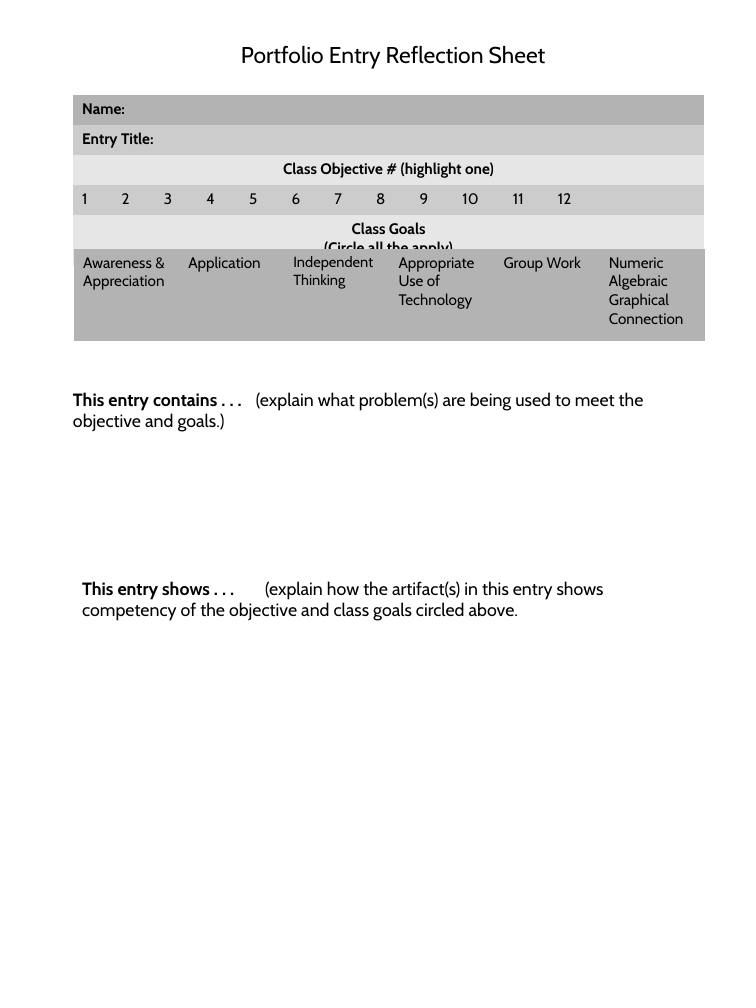
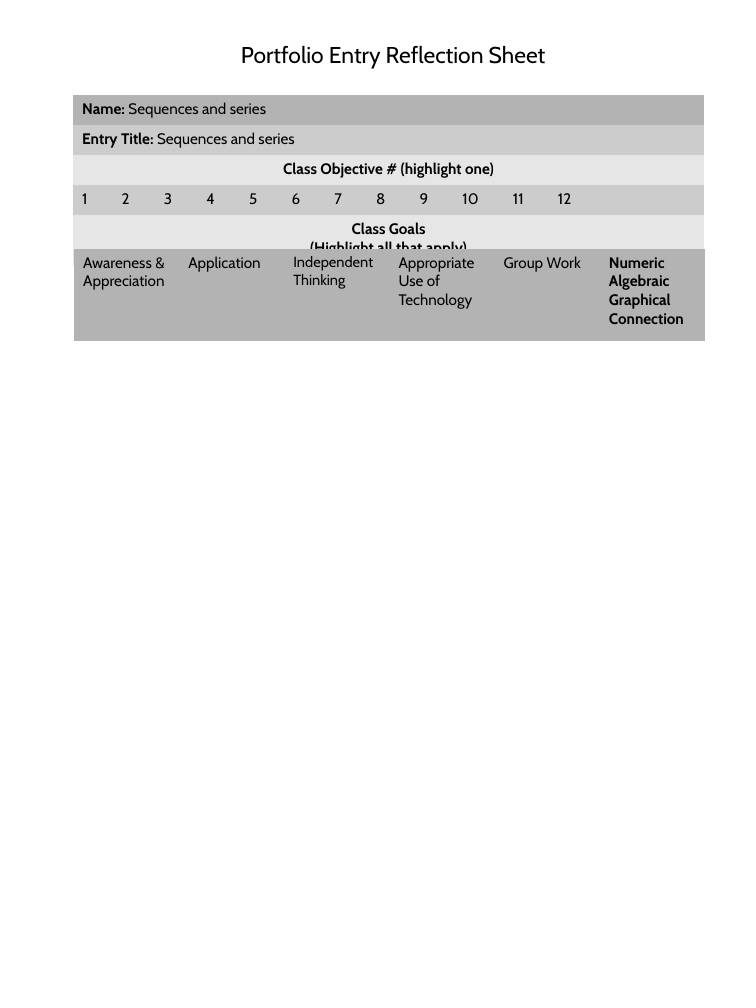
Before and after one commit to luisnaranjo733/precalc, a slide deck: slide 1 of src/objectives/reflections/11.odp. Drawn at 756x1008 pixels with LibreOffice and Linux fonts; fonts in the diff are those of the drawing. Boxes give left, top, right and bottom in pixels: in the first picture for what was removed or moved away, otherwise in the second. Text is boxed around its words. In the diff, an @@ line names an element or a change of style, - is before the commit and + after.

```diff
--- a/src/objectives/reflections/11.odp
+++ b/src/objectives/reflections/11.odp
@@ table at [73, 95, 704, 261] @@
-row 1, column 1: Name:
+row 1, column 1: Name: Sequences and series
-row 2, column 1: Entry Title:
+row 2, column 1: Entry Title: Sequences and series
-row 5, column 1: Class Goals / (Circle all the apply)
+row 5, column 1: Class Goals / (Highlight all that apply)
@@ table at [74, 249, 705, 328] @@
@@ bold on in "Numeric Algebraic Graphical Connection" @@
@@ text removed at [73, 392, 644, 432] @@
-This entry contains . . . (explain what problem(s) are being used to meet the objective and goals.)
@@ text removed at [82, 581, 604, 621] @@
-This entry shows . . . (explain how the artifact(s) in this entry shows competency of the objective and class goals circled above.
```
Also in this commit, not shown: 48 other files.
